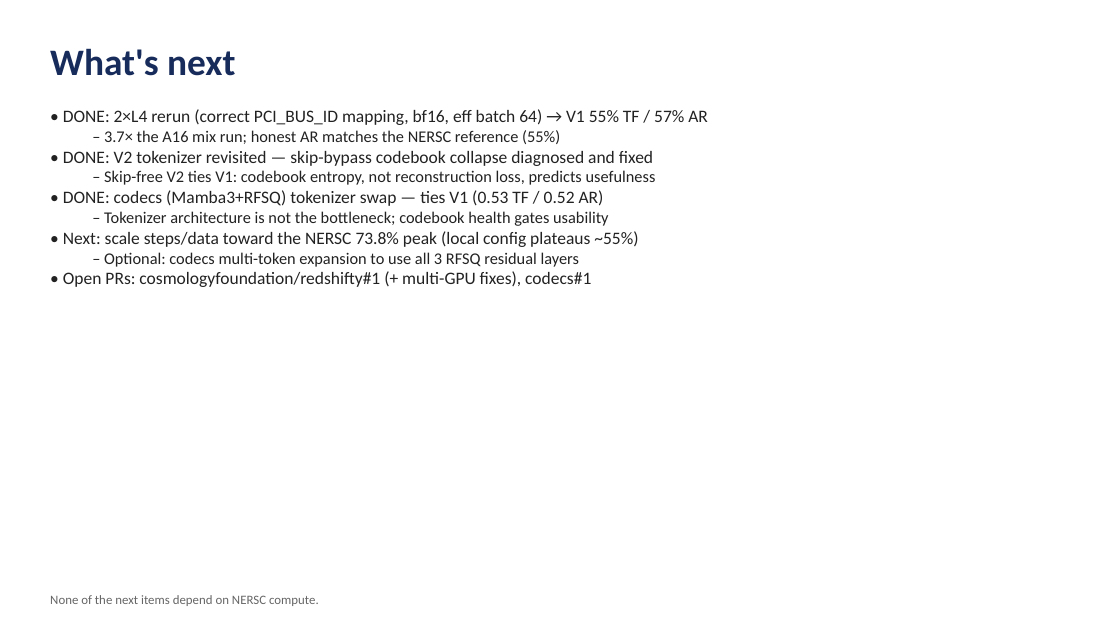
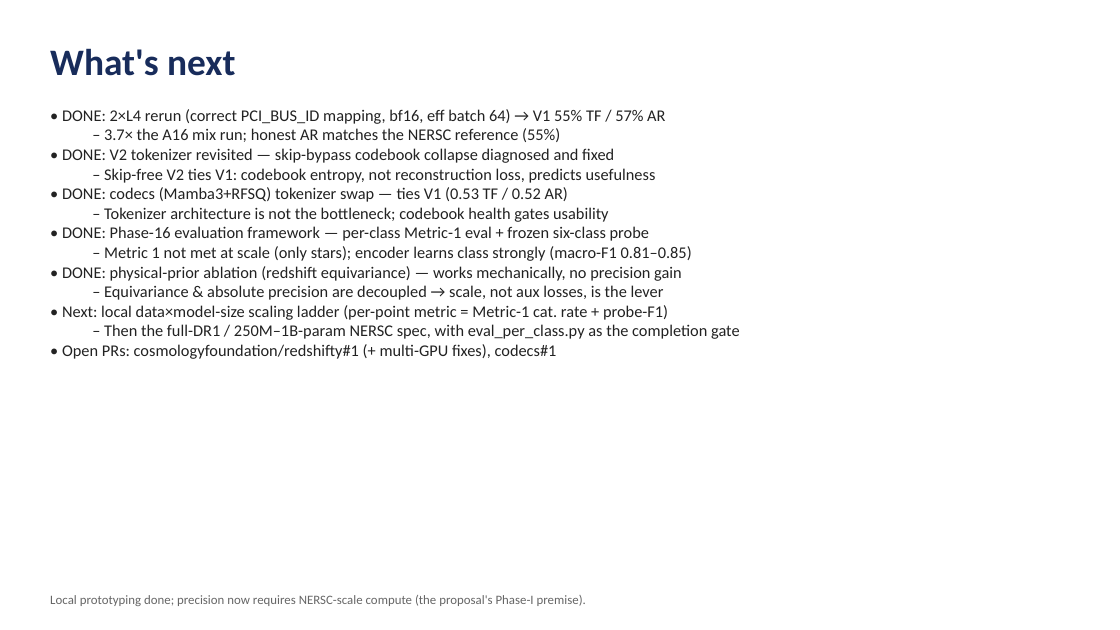
Before and after one commit to usfcs-edu/agentic-lensing, a slide deck: slide 14 of reproductions/redshifty/papers/spectrumfm_status_2026-06-02.pptx (slide 11 before the commit). Drawn at 1120x630 pixels with LibreOffice and Linux fonts; fonts in the diff are those of the drawing. Boxes give left, top, right and bottom in pixels: in the first picture for what was removed or moved away, otherwise in the second. Text is boxed around its words. In the diff, an @@ line names an element or a change of style, - is before the commit and + after.

```diff
--- a/reproductions/redshifty/papers/spectrumfm_status_2026-06-02.pptx
+++ b/reproductions/redshifty/papers/spectrumfm_status_2026-06-02.pptx
@@ text at (x1=62, y1=109, x2=665, y2=359): size 15 to 14 pt in "• DONE: 2×L4 rerun (correct PCI_BUS_ID mapping, ...", "• DONE: V2 tokenizer revisited — skip-bypass ...", "• DONE: codecs (Mamba3+RFSQ) tokenizer swap — ...", "• Open PRs: cosmologyfoundation/redshifty#1 (+ multi-GPU fix ..." @@
@@ text at (x1=62, y1=226, x2=740, y2=339): text changed; size 15 to 14 pt @@
-• Next: scale steps/data toward the NERSC 73.8% peak (local config plateaus ~55%)
-  – Optional: codecs multi-token expansion to use all 3 RFSQ residual layers
+• DONE: Phase-16 evaluation framework — per-class Metric-1 eval + frozen six-class probe
+  – Metric 1 not met at scale (only stars); encoder learns class strongly (macro-F1 0.81–0.85)
+• DONE: physical-prior ablation (redshift equivariance) — works mechanically, no precision gain
+  – Equivariance & absolute precision are decoupled → scale, not aux losses, is the lever
+• Next: local data×model-size scaling ladder (per-point metric = Metric-1 cat. rate + probe-F1)
+  – Then the full-DR1 / 250M–1B-param NERSC spec, with eval_per_class.py as the completion gate
@@ text at (x1=50, y1=595, x2=586, y2=606): text changed @@
-None of the next items depend on NERSC compute.
+Local prototyping done; precision now requires NERSC-scale compute (the proposal's Phase-I premise).
```
Also in this commit, not shown: 3 slides added, 14 other files.
